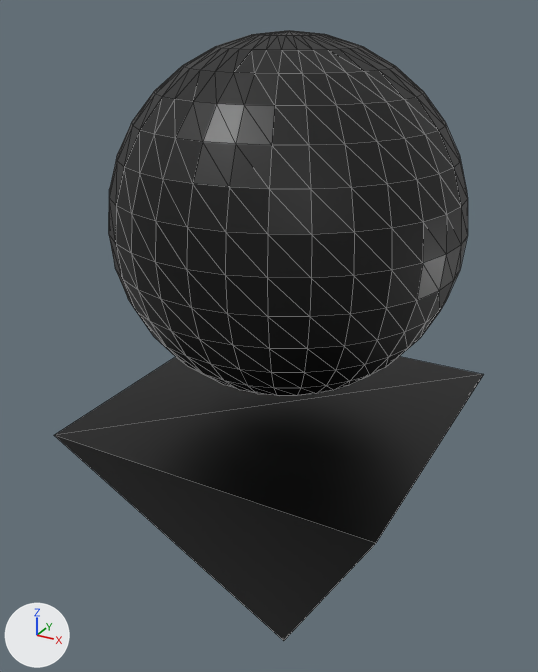
One commit to the glTF model Resources/obj/enemy/enemy.gltf: the scene before it, then after it.
Camera for both pictures: a 50 mm camera at (1.91, -3.69, 3.28) aimed at (-0.16, 0.07, 1.4). Arrows for +X, +Y and +Z are at lower left; the lights stay in place. Mesh edges are drawn as thin lines. Vertices at the same position are counted once.

The older version as bpy lines, for what is in view:
```python
mat_material = principled_material('Material')
mat_material.texture = img_無題
mat_material.roughness = 0.4
me_cube = bpy.data.meshes.new('Cube')
me_cube.from_pydata(...)  # 487 vertices, 966 faces; spans x -1.0..1.0, y -1.0..1.0, z -1.0..3.18
me_cube.materials.append(mat_material)  # picture img_無題
ob_cube = bpy.data.objects.new('Cube', me_cube)
ob_cube.location = (0.0, 0.0, 0.0)
```
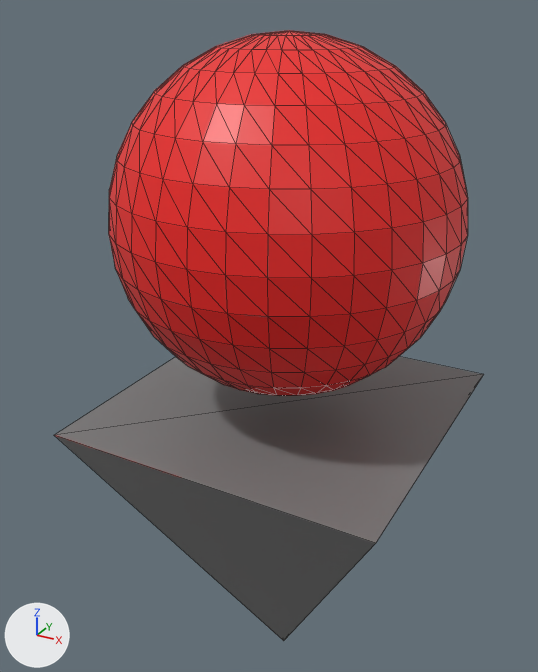
Boxes [x1, y1, x2, y2] around the edits, measured in the pictures (538 x 672 px):
'Cube', surface changed: [54, 30, 484, 641] in both

What the commit changed:
Picture 'enemy' (img_enemy) is new.
Material 'Material' (mat_material) changes its picture from img_無題 to img_enemy.
me_cube has 487 vertices, 966 faces and spans x -1.0..1.0, y -1.0..1.0, z -1.0..3.18.
me_cube is used by ob_cube; location (0.0, 0.0, 0.0).
me_cube part 1: texture (UV) coordinates of 966 of 966 faces, centred in x -0.99..0.99, y -0.99..0.99, z 0.33..3.16, changed; they spanned u 0.0..1.0, v 0.0..1.0 and now span u 0.0..1.0, v 0.0..0.99.
